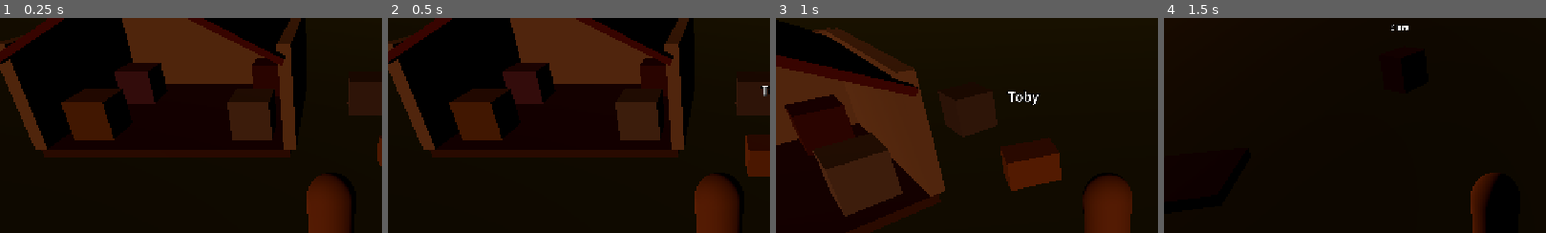
Above: before the commit, frames 1-4 (left to right).
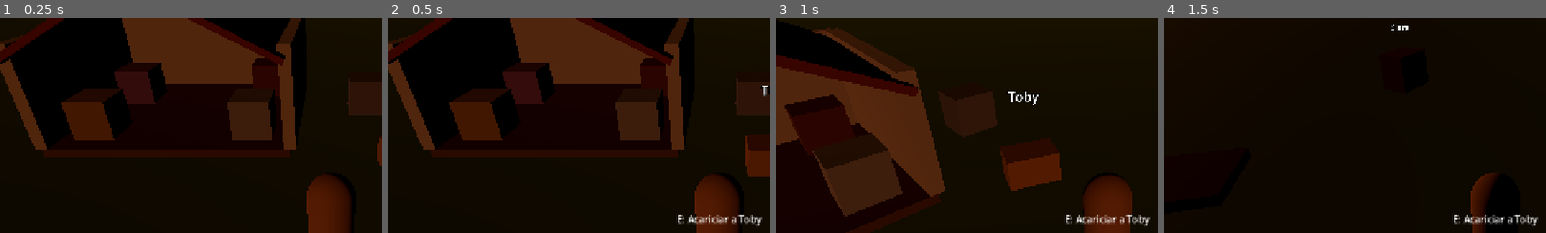
Above: after the commit, the same moments.

Repository: rafael-espinosa-rodriguez/nuestra-vida-en-el-campo
Game: Godot game, scene res://scenes/Main.tscn
The game is run twice, just before and just after one commit, with the same random seed, the same clock (stepped at 60 frames per second) and the same inputs.
Inputs (mouse positions are % of the whole screen's width and height, from its top left):
- Up to frame 1 (0.25 s): no input
- Up to frame 2 (0.5 s): no input
- Up to frame 3 (1 s): tap Enter (ui_accept) at 0.5, 0.77 s; move the mouse to (72, 45) at 0.52 s; hold D (move_right) from 0.53 s (still down); tap G (gift, bound only after the commit) at 0.6 s; click (72, 45) at 0.67 s; tap T (trade, bound only after the commit) at 0.8 s
- Up to frame 4 (1.5 s): tap Enter (ui_accept) at 1.07 s; release D (move_right) at 1.25 s; drag from (30, 55) to (45, 70) at 1.27 s
The pictures show only the part of the screen within x 7-57%, y 20-70%; the shares and areas given below are measured in that part.

Frame 1 is identical in both runs. In frame 2, 0.6% of the frame differs, in the area x 76-98%, y 91-97%; in frame 3, 0.6%; in frame 4, 0.6%.

Commit message:
feat(spec-011): amistad con niveles, regalos con tope, trueque Mara + smoke

Diff:
--- a/project.godot
+++ b/project.godot
@@ -20,6 +20,7 @@
 FarmingSystem="*res://scripts/systems/farming_system.gd"
 WeatherSystem="*res://scripts/systems/weather_system.gd"
 AudioSystem="*res://scripts/systems/audio_system.gd"
+RelationshipSystem="*res://scripts/systems/relationship_system.gd"
 MCPRuntimeServer="*res://addons/godot_mcp_toolkit/runtime/mcp_runtime_server.gd"
 
 [editor_plugins]
@@ -68,6 +69,16 @@
 "events": [Object(InputEventKey,"resource_local_to_scene":false,"resource_name":"","device":-1,"window_id":0,"alt_press …(190 unchanged characters)…
 ]
 }
+gift={
+"deadzone": 0.2,
+"events": [Object(InputEventKey,"resource_local_to_scene":false,"resource_name":"","device":-1,"window_id":0,"alt_pressed":false,"shift_pressed":false,"ctrl_pressed":false,"meta_pressed":false,"pressed":false,"keycode":0,"physical_keycode":71,"key_label":0,"unicode":0,"location":0,"echo":false,"script":null)
+]
+}
+trade={
+"deadzone": 0.2,
+"events": [Object(InputEventKey,"resource_local_to_scene":false,"resource_name":"","device":-1,"window_id":0,"alt_pressed":false,"shift_pressed":false,"ctrl_pressed":false,"meta_pressed":false,"pressed":false,"keycode":0,"physical_keycode":84,"key_label":0,"unicode":0,"location":0,"echo":false,"script":null)
+]
+}
 
 [input_devices]
 
--- /dev/null
+++ b/resources/data/trades/mara_huevos.tres
@@ -0,0 +1,12 @@
+[gd_resource type="Resource" script_class="TradeData" load_steps=2 format=3]
+
+[ext_resource type="Script" path="res://scripts/data/trade_data.gd" id="1"]
+
+[resource]
+script = ExtResource("1")
+trade_id = "mara_huevos"
+trader = "Mara"
+give_id = "huevo"
+give_n = 5
+receive_id = "trigo"
+receive_n = 2
--- /dev/null
+++ b/scripts/data/trade_data.gd
@@ -0,0 +1,10 @@
+class_name TradeData
+extends Resource
+## Trueque directo con un NPC (GDD §44). .tres en resources/data/trades/.
+
+@export var trade_id: String = "mara_huevos"
+@export var trader: String = "Mara"
+@export var give_id: String = "huevo"
+@export var give_n: int = 5
+@export var receive_id: String = "trigo"
+@export var receive_n: int = 2
--- a/scripts/player.gd
+++ b/scripts/player.gd
@@ -12,8 +12,8 @@
 @onready var spring_arm: SpringArm3D = $SpringArm3D
 @onready var detector: Area3D = $InteractDetector
 
-var nearby: Array[Area3D] = []
-var current: Area3D = null
+var nearby: Array[Node] = []
+var current: Node = null
 var current_prompt: String = ""
 var energy: float = 100.0
 var equipped_tool: String = ""
@@ -22,6 +22,8 @@
 func _ready() -> void:
 	detector.area_entered.connect(_on_area_entered)
 	detector.area_exited.connect(_on_area_exited)
+	detector.body_entered.connect(_on_body_entered)
+	detector.body_exited.connect(_on_body_exited)
 
 
 func _physics_process(delta: float) -> void:
@@ -43,6 +45,14 @@
 	_update_current()
 	if Input.is_action_just_pressed("interact") and current != null and current.has_method("interact"):
 		current.interact(self)
+	if Input.is_action_just_pressed("gift") and current != null and current is NPC:
+		var rel: Node = get_node_or_null("/root/RelationshipSystem")
+		if rel != null:
+			rel.call("gift_auto", String(current.get("npc_name")))
+	if Input.is_action_just_pressed("trade") and current != null and current is NPC:
+		var rel2: Node = get_node_or_null("/root/RelationshipSystem")
+		if rel2 != null:
+			rel2.call("trade_with", String(current.get("npc_name")))
 
 
 func _unhandled_input(event: InputEvent) -> void:
@@ -105,20 +115,32 @@
 
 
 func _on_area_entered(area: Area3D) -> void:
-	if area.has_method("get_prompt") and not nearby.has(area):
-		nearby.append(area)
+	_track_entered(area)
 
 
 func _on_area_exited(area: Area3D) -> void:
 	nearby.erase(area)
 
 
+func _on_body_entered(body: Node3D) -> void:
+	_track_entered(body)
+
+
+func _on_body_exited(body: Node3D) -> void:
+	nearby.erase(body)
+
+
+func _track_entered(target: Node) -> void:
+	if target != self and target.has_method("get_prompt") and not nearby.has(target):
+		nearby.append(target)
+
+
 func _update_current() -> void:
-	nearby = nearby.filter(func(a: Area3D) -> bool: return is_instance_valid(a))
-	var best: Area3D = null
+	nearby = nearby.filter(func(a: Node) -> bool: return is_instance_valid(a))
+	var best: Node = null
 	var best_d := INF
-	for area: Area3D in nearby:
-		var d: float = global_position.distance_to(area.global_position)
+	for area: Node in nearby:
+		var d: float = global_position.distance_to((area as Node3D).global_position)
 		if d < best_d:
 			best_d = d
 			best = area
--- a/scripts/systems/inventory_system.gd
+++ b/scripts/systems/inventory_system.gd
@@ -14,6 +14,7 @@
 	if items.is_empty():
 		add_item("azada")
 		add_item("regadera")
+		add_item("hacha")
 		add_item("semilla_trigo", 3)
 		add_item("semilla_zanahoria", 2)
 		add_item("semilla_tomate", 2)
--- /dev/null
+++ b/scripts/systems/relationship_system.gd
@@ -0,0 +1,124 @@
+extends Node
+## Amistad y trueque (GDD §§43-44, spec 011). Autoload "RelationshipSystem".
+## Niveles: 0 desconocido, 1 conocido (20), 2 amigo (50). Tope 2 regalos/dia (anti-grind).
+
+signal points_changed(npc_name: String, points: int)
+
+const LEVEL_NAMES := ["desconocido", "conocido", "amigo"]
+const GIFTS_PER_DAY := 2
+const TRADE_IDS := ["mara_huevos"]
+
+var points: Dictionary = {}
+var _gifts_day: Dictionary = {}
+
+
+func _ready() -> void:
+	var time_sys: Node = get_node_or_null("/root/TimeSystem")
+	if time_sys != null:
+		time_sys.connect("day_changed", _on_new_day)
+
+
+func _on_new_day(_day: int) -> void:
+	_gifts_day.clear()
+
+
+func get_points(npc_name: String) -> int:
+	return int(points.get(npc_name, 0))
+
+
+func level_of(npc_name: String) -> int:
+	var p := get_points(npc_name)
+	if p >= 50:
+		return 2
+	if p >= 20:
+		return 1
+	return 0
+
+
+func level_name(npc_name: String) -> String:
+	return LEVEL_NAMES[level_of(npc_name)]
+
+
+func _today_count(npc_name: String) -> int:
+	var time_sys: Node = get_node_or_null("/root/TimeSystem")
+	var day: int = int(time_sys.get("current_day")) if time_sys != null else 1
+	var rec: Dictionary = _gifts_day.get(npc_name, {"day": 0, "count": 0})
+	if int(rec.get("day", 0)) != day:
+		return 0
+	return int(rec.get("count", 0))
+
+
+func gift(npc_name: String, item_id: String) -> int:
+	# Devuelve puntos ganados; 0 si tope diario; -1 si no hay item.
+	var inv: Node = get_node_or_null("/root/InventorySystem")
+	if inv == null or not bool(inv.call("has", item_id)):
+		return -1
+	if _today_count(npc_name) >= GIFTS_PER_DAY:
+		return 0
+	if not bool(inv.call("remove_item", item_id)):
+		return -1
+	var gained := 3
+	var npc: Node = _find_npc(npc_name)
+	if npc != null and npc.get("data") != null and String(npc.get("data").get("favorite_gift")) == item_id:
+		gained = 8
+	_add_points(npc_name, gained)
+	var time_sys: Node = get_node_or_null("/root/TimeSystem")
+	var day: int = int(time_sys.get("current_day")) if time_sys != null else 1
+	_gifts_day[npc_name] = {"day": day, "count": _today_count(npc_name) + 1}
+	return gained
+
+
+func gift_auto(npc_name: String) -> int:
+	var inv: Node = get_node_or_null("/root/InventorySystem")
+	if inv == null:
+		return -1
+	var npc: Node = _find_npc(npc_name)
+	if npc != null and npc.get("data") != null:
+		var fav := String(npc.get("data").get("favorite_gift"))
+		if bool(inv.call("has", fav)):
+			return gift(npc_name, fav)
+	for item_id: String in ["huevo", "pan", "tortilla", "leche", "manzana", "zanahoria", "tomate"]:
+		if bool(inv.call("has", item_id)):
+			return gift(npc_name, item_id)
+	return -1
+
+
+func trade_with(trader_name: String) -> String:
+	var inv: Node = get_node_or_null("/root/InventorySystem")
+	if inv == null:
+		return ""
+	for tid: String in TRADE_IDS:
+		var trade: TradeData = load("res://resources/data/trades/" + tid + ".tres")
+		if trade == null or trade.trader != trader_name:
+			continue
+		if int(inv.call("get_count", trade.give_id)) < trade.give_n:
+			continue
+		inv.call("remove_item", trade.give_id, trade.give_n)
+		inv.call("add_item", trade.receive_id, trade.receive_n)
+		_add_points(trader_name, 5)
+		return trade.receive_id
+	return ""
+
+
+func serialize() -> Dictionary:
+	return {"points": points.duplicate()}
+
+
+func deserialize(d: Dictionary) -> void:
+	points.clear()
+	if d.has("points") and typeof(d["points"]) == TYPE_DICTIONARY:
+		for k: String in (d["points"] as Dictionary).keys():
+			points[k] = int((d["points"] as Dictionary)[k])
+	_gifts_day.clear()
+
+
+func _add_points(npc_name: String, n: int) -> void:
+	points[npc_name] = get_points(npc_name) + n
+	points_changed.emit(npc_name, int(points[npc_name]))
+
+
+func _find_npc(npc_name: String) -> Node:
+	for a: Node in get_tree().get_nodes_in_group("npcs"):
+		if String(a.get("npc_name")) == npc_name:
+			return a
+	return null
--- a/scripts/systems/save_system.gd
+++ b/scripts/systems/save_system.gd
@@ -15,6 +15,7 @@
 		"inventory": _get_inventory(),
 		"plots": _get_plots(),
 		"animals": _get_animals(),
+		"relations": _get_relations(),
 		"money": 0,
 		"memories": [],
 	}
@@ -58,6 +59,10 @@
 		var herd: Node = get_node_or_null("/root/AnimalSystem")
 		if herd != null and herd.has_method("deserialize"):
 			herd.deserialize(data["animals"])
+	if data.has("relations") and typeof(data["relations"]) == TYPE_DICTIONARY:
+		var rel: Node = get_node_or_null("/root/RelationshipSystem")
+		if rel != null and rel.has_method("deserialize"):
+			rel.call("deserialize", data["relations"])
 	return true
 
 
@@ -105,6 +110,13 @@
 	return []
 
 
+func _get_relations() -> Dictionary:
+	var rel: Node = get_node_or_null("/root/RelationshipSystem")
+	if rel != null and rel.has_method("serialize"):
+		return rel.call("serialize")
+	return {}
+
+
 func _player_pos() -> Array:
 	for p: Node in get_tree().get_nodes_in_group("player"):
 		if p is Node3D:
--- /dev/null
+++ b/tests/smoke_011.gd
@@ -0,0 +1,45 @@
+extends SceneTree
+## Smoke spec 011: regalos (favorito/ normal / tope), niveles, trueque, guardado.
+
+var _frames := 0
+
+
+func _process(_delta: float) -> bool:
+	_frames += 1
+	if _frames == 5:
+		_run()
+		quit()
+	return false
+
+
+func _run() -> void:
+	var main: Node = load("res://scenes/Main.tscn").instantiate()
+	root.add_child(main)
+	var rel: Node = root.get_node_or_null("RelationshipSystem")
+	var inv: Node = root.get_node_or_null("InventorySystem")
+	var time_sys: Node = root.get_node_or_null("TimeSystem")
+	assert(rel != null, "autoload relaciones")
+	assert(int(rel.call("get_points", "Mara")) == 0, "empieza en 0")
+	assert(int(rel.call("level_of", "Mara")) == 0, "nivel desconocido")
+	inv.call("add_item", "huevo", 3)
+	assert(int(rel.call("gift", "Mara", "huevo")) == 8, "favorito +8")
+	assert(int(rel.call("gift", "Mara", "huevo")) == 8, "segundo +8")
+	assert(int(rel.call("gift", "Mara", "huevo")) == 0, "tercero topado (anti-grind)")
+	time_sys.emit_signal("day_changed", 2)
+	assert(int(rel.call("gift", "Mara", "huevo")) == 8, "nuevo dia resetea tope")
+	assert(int(rel.call("level_of", "Mara")) == 1, "24 pts = conocido")
+	inv.call("add_item", "pan", 1)
+	assert(int(rel.call("gift", "Bram", "pan")) == 3, "no favorito +3")
+	assert(int(rel.call("gift", "Bram", "piedra_lunar")) == -1, "sin item = -1")
+	inv.call("add_item", "huevo", 5)
+	var trigo_antes: int = int(inv.call("get_count", "trigo"))
+	assert(String(rel.call("trade_with", "Mara")) == "trigo", "trueque da trigo")
+	assert(int(inv.call("get_count", "trigo")) == trigo_antes + 2, "trueque suma 2 trigo")
+	assert(int(inv.call("get_count", "huevo")) == 0, "trueque descuenta 5 huevos")
+	assert(String(rel.call("trade_with", "Mara")) == "", "sin huevos no hay trueque")
+	var save_sys: Node = root.get_node_or_null("SaveSystem")
+	assert(bool(save_sys.call("save_game")), "guarda con relaciones")
+	rel.set("points", {})
+	assert(bool(save_sys.call("load_game")), "carga")
+	assert(int(rel.call("get_points", "Mara")) >= 20, "carga restaura puntos")
+	print("SMOKE011 OK")
Not shown, added: scripts/data/trade_data.gd.uid
Not shown, added: scripts/systems/relationship_system.gd.uid
Not shown, added: tests/smoke_011.gd.uid
